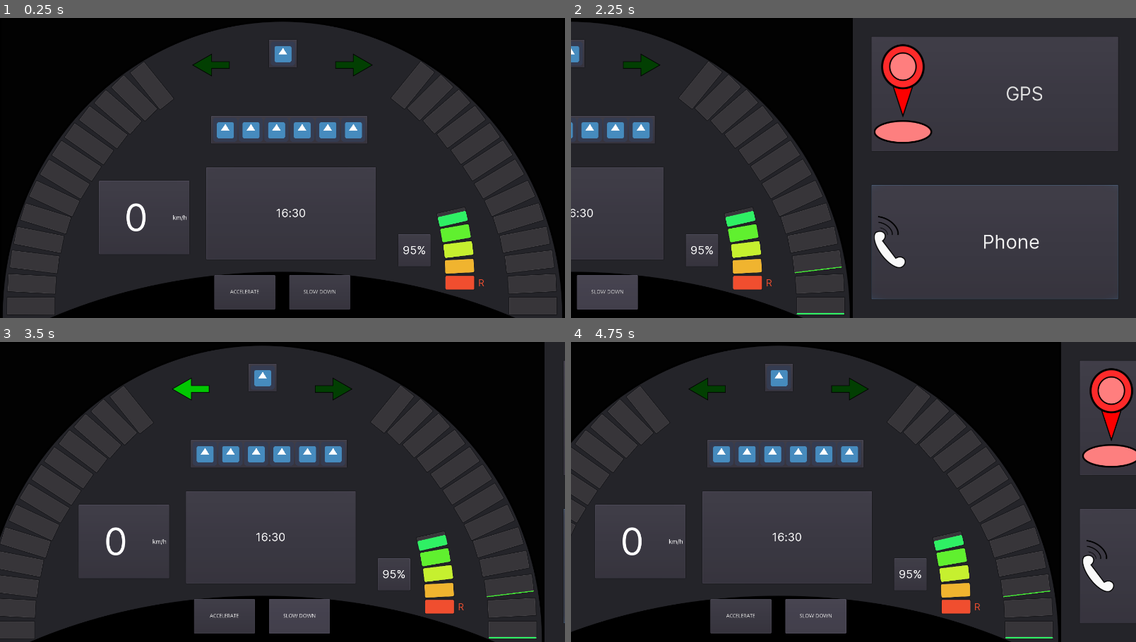
Above: before the commit, frames 1-4 (two rows, left to right).
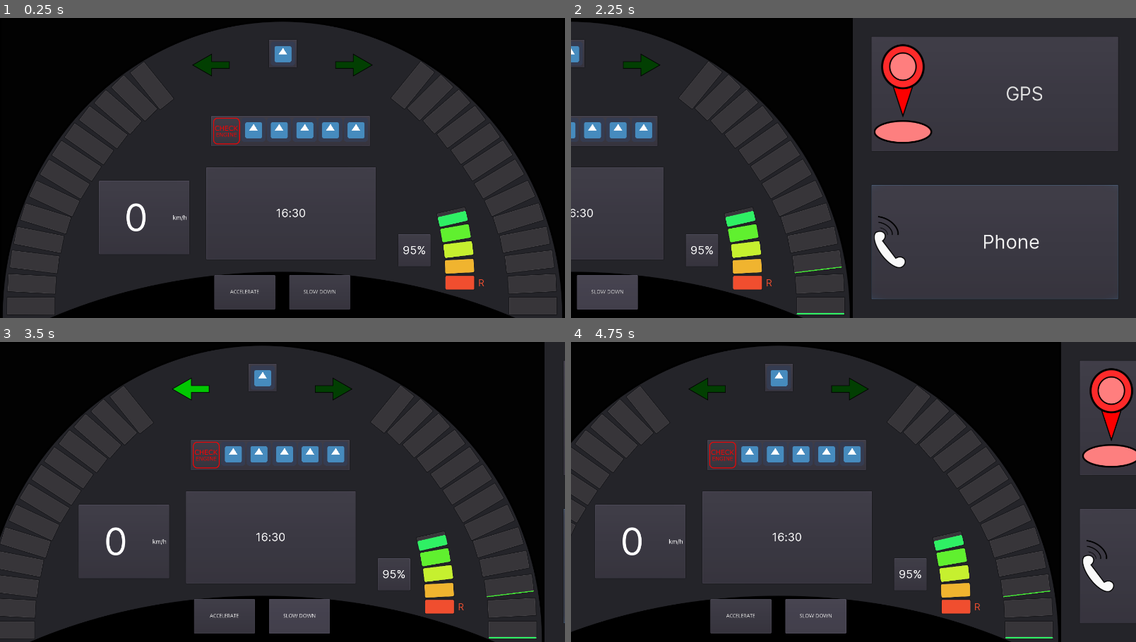
Above: after the commit, the same moments.

Repository: przadkap/car-dashboard
Game: Godot game, scene res://App.tscn
The game is run twice, just before and just after one commit, with the same random seed, the same clock (stepped at 60 frames per second) and the same inputs. The engine's default icon, where the game draws it, is replaced by a stand-in: a white triangle on a blue panel in a dark square. Sound files missing from this copy of the repository are replaced by a short silence.
Inputs:
- Up to frame 1 (0.25 s): no input
- Up to frame 2 (2.25 s): click "ACCELERATE" at 0.5 s; click "SLOW DOWN" at 1.25 s; tap Enter at 2 s; hold Right from 2.03 s (still down); tap 0 at 2.1 s
- Up to frame 3 (3.5 s): release Right at 2.78 s; hold Left from 2.78 s (still down); tap 1 at 2.85 s
- Up to frame 4 (4.75 s): release Left at 3.53 s; hold Right 3.53-4.28 s; tap 0 at 3.6 s; hold Up from 4.28 s (still down); tap 1 at 4.35 s

The runs differ from the first frame. In frame 1, 0.7% of the frame differs, in the area x 37-66%, y 32-43%; in frame 2, 0.3%; in frame 3, 0.7%, in the area x 33-62%, y 32-43%; in frame 4, 0.7%.

Commit message:
add null scene as first in MM screen

Diff:
--- a/Car Dashboard/App.tscn
+++ b/Car Dashboard/App.tscn
@@ -34,6 +34,7 @@
 [ext_resource path="res://images/phone.png" type="Texture" id=32]
 [ext_resource path="res://images/stats.png" type="Texture" id=33]
 [ext_resource path="res://images/disc2.png" type="Texture" id=34]
+[ext_resource path="res://images/led_engine_lit.png" type="Texture" id=35]
 
 [sub_resource type="DynamicFont" id=1]
 size = 30
@@ -391,45 +392,46 @@
 [node name="HBoxContainer" type="HBoxContainer" parent="BTWScreen/LEDs"]
 margin_left = 7.0
 margin_top = 7.0
+margin_right = 418.0
+margin_bottom = 78.0
+__meta__ = {
+"_edit_use_anchors_": false
+}
+
+[node name="TextureRect" type="TextureRect" parent="BTWScreen/LEDs/HBoxContainer"]
+margin_right = 71.0
+margin_bottom = 71.0
+texture = ExtResource( 35 )
+stretch_mode = 4
+
+[node name="TextureRect2" type="TextureRect" parent="BTWScreen/LEDs/HBoxContainer"]
+margin_left = 75.0
+margin_right = 139.0
+margin_bottom = 71.0
+texture = ExtResource( 18 )
+
+[node name="TextureRect3" type="TextureRect" parent="BTWScreen/LEDs/HBoxContainer"]
+margin_left = 143.0
+margin_right = 207.0
+margin_bottom = 71.0
+texture = ExtResource( 18 )
+
+[node name="TextureRect4" type="TextureRect" parent="BTWScreen/LEDs/HBoxContainer"]
+margin_left = 211.0
+margin_right = 275.0
+margin_bottom = 71.0
+texture = ExtResource( 18 )
+
+[node name="TextureRect5" type="TextureRect" parent="BTWScreen/LEDs/HBoxContainer"]
+margin_left = 279.0
+margin_right = 343.0
+margin_bottom = 71.0
+texture = ExtResource( 18 )
+
+[node name="TextureRect6" type="TextureRect" parent="BTWScreen/LEDs/HBoxContainer"]
+margin_left = 347.0
 margin_right = 411.0
-margin_bottom = 71.0005
-__meta__ = {
-"_edit_use_anchors_": false
-}
-
-[node name="TextureRect" type="TextureRect" parent="BTWScreen/LEDs/HBoxContainer"]
-margin_right = 64.0
-margin_bottom = 64.0
-texture = ExtResource( 18 )
-
-[node name="TextureRect2" type="TextureRect" parent="BTWScreen/LEDs/HBoxContainer"]
-margin_left = 68.0
-margin_right = 132.0
-margin_bottom = 64.0
-texture = ExtResource( 18 )
-
-[node name="TextureRect3" type="TextureRect" parent="BTWScreen/LEDs/HBoxContainer"]
-margin_left = 136.0
-margin_right = 200.0
-margin_bottom = 64.0
-texture = ExtResource( 18 )
-
-[node name="TextureRect4" type="TextureRect" parent="BTWScreen/LEDs/HBoxContainer"]
-margin_left = 204.0
-margin_right = 268.0
-margin_bottom = 64.0
-texture = ExtResource( 18 )
-
-[node name="TextureRect5" type="TextureRect" parent="BTWScreen/LEDs/HBoxContainer"]
-margin_left = 272.0
-margin_right = 336.0
-margin_bottom = 64.0
-texture = ExtResource( 18 )
-
-[node name="TextureRect6" type="TextureRect" parent="BTWScreen/LEDs/HBoxContainer"]
-margin_left = 340.0
-margin_right = 404.0
-margin_bottom = 64.0
+margin_bottom = 71.0
 texture = ExtResource( 18 )
 
 [node name="Accelerometer" type="Control" parent="BTWScreen"]
@@ -2108,6 +2110,7 @@
 }
 
 [node name="MusicPlayer" parent="MultimediaScreen/PanelContainer/SideSeparator/Content" instance=ExtResource( 4 )]
+visible = false
 
 [node name="Phone" parent="MultimediaScreen/PanelContainer/SideSeparator/Content" instance=ExtResource( 5 )]
 visible = false
--- a/Car Dashboard/MMScreen/Content.gd
+++ b/Car Dashboard/MMScreen/Content.gd
@@ -7,7 +7,7 @@
 var scenes
 
 
-var current_scene_name = "statistics"
+var current_scene_name = "none"
 
 # Called when the node enters the scene tree for the first time.
 func _ready():
@@ -15,7 +15,8 @@
 		"gps": $GPS,
 		"music": $MusicPlayer,
 		"phone": $Phone,
-		"statistics": $Statistics
+		"statistics": $Statistics,
+		"none": null
 	}
 
 # Called every frame. 'delta' is the elapsed time since the previous frame.
@@ -26,8 +27,8 @@
 func _on_MultimediaScreen_content_changed(scene_name):
 	if current_scene_name == scene_name:
 		return
-
-	scenes[current_scene_name].hide()
+	if scenes[current_scene_name] != null:
+		scenes[current_scene_name].hide()
 	scenes[scene_name].show()
 
 	current_scene_name = scene_name
Not shown: 1 places in Car Dashboard/App.tscn that only renumber resources
Binary file added: Car Dashboard/images/led_engine.png
Not shown, added: Car Dashboard/images/led_engine.png.import
Binary file added: Car Dashboard/images/led_engine_lit.png
Not shown, added: Car Dashboard/images/led_engine_lit.png.import
